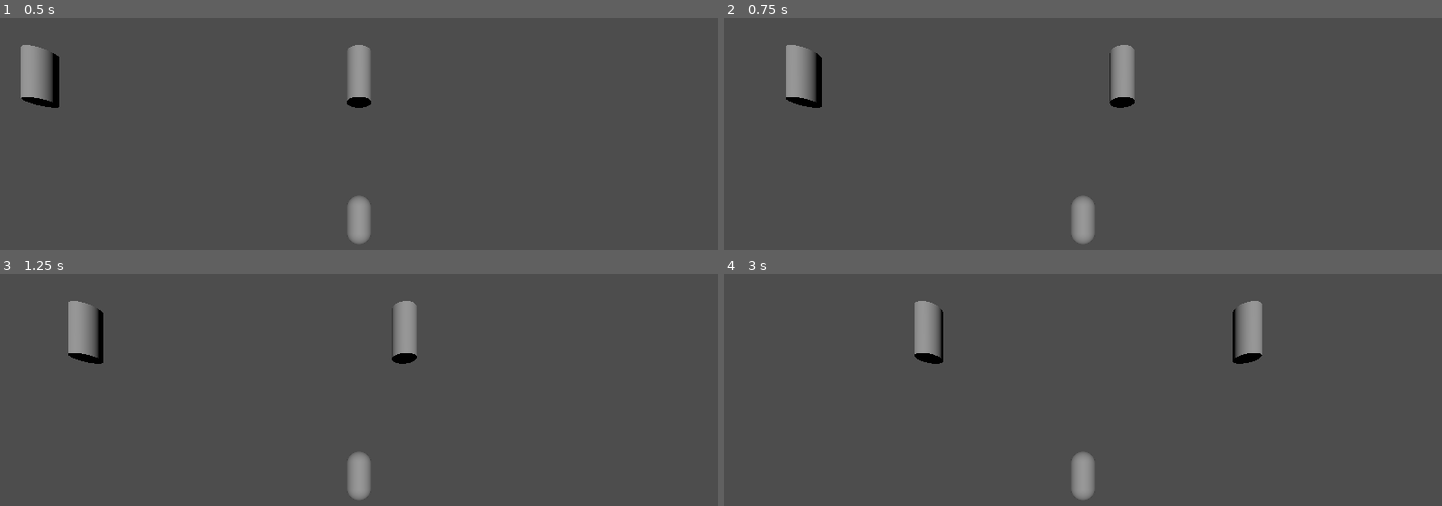
Above: before the commit, frames 1-4 (two rows, left to right).
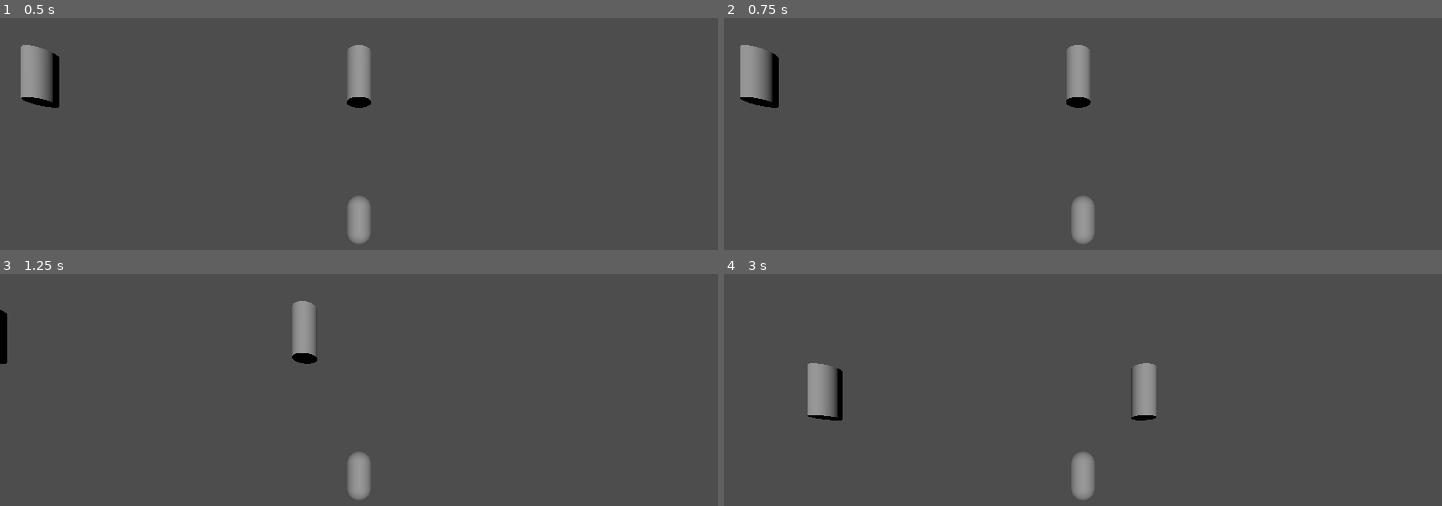
Above: after the commit, the same moments.

Repository: KaratePikachu/jamfestspring2026
Game: Godot game, scene res://test_scene_3d.tscn
Two runs of this game, one before a commit and one after it. Both use one fixed random seed, a clock stepped at 60 frames per second and the inputs below.
Inputs:
- Up to frame 1 (0.5 s): no input
- Up to frame 2 (0.75 s): hold Right (move_right) from 0.53 s (still down); hold Z (sprint) from 0.53 s (still down); tap Shift (rewind) at 0.6 s
- Up to frame 3 (1.25 s): keep holding Right (move_right); keep holding Z (sprint); tap X (jump) at 0.77, 1.07 s
- Up to frame 4 (3 s): release Right (move_right) at 1.28 s; release Z (sprint) at 1.28 s; hold Left (move_left) 1.28-2.03 s; tap Z (sprint) at 1.35 s; tap X (jump) at 1.52, 1.55, 1.82, 2.1 s; hold Right (move_right) from 2.03 s (still down); tap Shift (rewind) at 2.3, 2.85 s

Frame 1 is identical in both runs. In frame 2, 3.8% of the frame differs, in the area x 2-58%, y 11-39%; in frame 3, 2.9%; in frame 4, 3.6%.

Commit message:
Reverse time

Diff:
--- a/components/gravity_component.gd
+++ b/components/gravity_component.gd
@@ -25,14 +25,11 @@
 		grounded = true
 
 func on_fall() -> void:
-	print("fall")
 	air_time = jump_start
 
 func on_jump() -> void:
-	#print("jump")
 	air_time = jump_start
 	grounded = false
 
 func on_double_jump() -> void:
-	#print("djump")
 	air_time = fall_start
--- a/components/jump_component.gd
+++ b/components/jump_component.gd
@@ -5,49 +5,48 @@
 @export var gravity_component : GravityComponent
 @export var movement_component : MovementComponent
 
-@export var buffer_frames : int = 8
+@export var slam_bounce_window : int = 8
 
-@export var jump_strength : float = 11
+@export var slam_jump_strength : float = 15
+@export var normal_jump_strength : float = 11
+
 @export var double_jump_strength : float = -15
 
 @export var horizontal_boost_amount : float = 15
 
 var has_double_jump : bool = false
-var remaining_buffer : int = 0
+var remaining_bounce_window : int = 0
 
 func process() -> void:
-	if remaining_buffer > 0:
-		remaining_buffer -= 1
+	if remaining_bounce_window > 0:
+		remaining_bounce_window -= 1
+
+	if player.is_on_floor() and remaining_bounce_window > 0:
+		jump(slam_jump_strength)
+		grant_jump_boost()
 
 
-
-	if not movement_component.sprinting and (Input.is_action_just_pressed("jump") or remaining_buffer > 0):
+	if not movement_component.sprinting and Input.is_action_just_pressed("jump"):
 		if player.is_on_floor():
-			if remaining_buffer > 0:
-				print("WAVEDASH")
-				grant_jump_boost()
-			jump()
-			remaining_buffer = 0
+			jump(normal_jump_strength)
 		elif has_double_jump:
 			double_jump()
-			remaining_buffer = 0
-		elif remaining_buffer == 0:
-			remaining_buffer = buffer_frames
 
-func jump() -> void:
-	player.internal_velocity.y = jump_strength
+func jump(strength : float) -> void:
+	player.internal_velocity.y = strength
 	has_double_jump = true
 	gravity_component.on_jump()
 
 func double_jump() -> void:
 	has_double_jump = false
 
-	if player.internal_velocity.y >= 0:
-		player.internal_velocity.y = double_jump_strength
-	else:
-		player.internal_velocity.y += double_jump_strength
+	#if player.internal_velocity.y >= 0:
+		#player.internal_velocity.y = double_jump_strength
+	#else:
+	player.internal_velocity.y += double_jump_strength
 
 	gravity_component.on_double_jump()
+	remaining_bounce_window = slam_bounce_window
 
 func grant_jump_boost() -> void:
 	var dir : float = player.internal_velocity.x
--- a/components/rewind_component.gd
+++ b/components/rewind_component.gd
@@ -6,9 +6,13 @@
 
 @export var rewind_path : Path3D
 @export var path_follow : PathFollow3D
+@export var remote_transform : RemoteTransform3D
 
 var recording : bool = false
 var rewinding : bool = false
+var ready_to_launch : bool = false
+
+var launch_vector : Vector3
 
 func _ready() -> void:
 	assert(rewind_path != null, "Null Rewind Path")
@@ -16,31 +20,57 @@
 func process() -> void:
 	if Input.is_action_just_pressed("rewind"):
 		recording = true
+	elif Input.is_action_just_released("rewind"):
+		recording = false
 
-	if Input.is_action_just_released("rewind"):
-		recording = false
-		if rewind_path.curve.point_count >= 2:
+		var num_points : int = rewind_path.curve.point_count
+		if num_points >= 2:
+			rewinding = true
 			var curve : Curve3D = rewind_path.curve
-			#gravity_component.on_fall()
-			player.global_position = curve.get_point_position(0)
+			var og_position : Vector3 = curve.get_point_position(0)
 			var launch_dir : Vector3 = curve.get_point_position(0) - curve.get_point_position(1)
 			launch_dir = launch_dir.normalized()
-			player.internal_velocity = launch_dir*30
-			print(launch_dir)
-			#launch_dir.z = 0
-			#gravity_component.on_fall()
-			#player.global_position = curve.get_point_position(0)
-			#player.internal_velocity = launch_dir * 30
-			#print(player.internal_velocity)
+			launch_vector = launch_dir*5*rewind_path.curve.get_baked_length()
 
-		rewind_path.curve.clear_points()
+			path_follow.progress_ratio = 1
+			#
+			#remote_transform.remote_path = player.get_path()
+
+			var tween : Tween = get_tree().create_tween()
+			tween.set_trans(Tween.TRANS_EXPO)
+			tween.set_ease(Tween.EASE_IN)
+			tween.tween_property(path_follow,"progress_ratio",0,1)
+			await tween.finished
+
+
+			gravity_component.on_jump()
+			gravity_component.grounded = false
+			print("internal vel ", player.internal_velocity)
+			ready_to_launch = true
+			rewinding = false
+
+func rewind() -> void:
+	player.internal_velocity = Vector3.ZERO
+	player.global_position = path_follow.global_position
+
+func launch() -> void:
+	player.global_position = rewind_path.curve.get_point_position(0)
+	player.internal_velocity = launch_vector
+	rewind_path.curve.clear_points()
+	ready_to_launch = false
 
 func record_position() -> void:
 	var curve : Curve3D = rewind_path.curve
 	var num_points : int = curve.point_count
-	print(num_points)
+	var should_add_point : bool = false
+	#print(num_points)
 
-	var dist : float = player.global_position.distance_squared_to(curve.get_point_position(num_points-1))
+	if num_points == 0:
+		should_add_point = true
+	else:
+		var dist : float = player.global_position.distance_squared_to(curve.get_point_position(num_points-1))
+		if dist > 0.1:
+			should_add_point = true
 
-	if num_points == 0 or not is_zero_approx(dist):
+	if should_add_point:
 		rewind_path.curve.add_point(player.global_position)
--- a/player/player.gd
+++ b/player/player.gd
@@ -18,8 +18,10 @@
 
 func _physics_process(delta: float) -> void:
 
-	if is_on_floor():
+
+	if is_on_floor() and not rewind_component.ready_to_launch:
 		internal_velocity.y = 0
+		pass
 	else:
 		gravity_component.gravity(delta)
 	jump_component.process()
@@ -27,13 +29,21 @@
 	movement_component.walk()
 	movement_component.decelerate()
 
-	if rewind_component.recording:
+	if rewind_component.ready_to_launch:
+		rewind_component.launch()
+	elif rewind_component.rewinding:
+		rewind_component.rewind()
+	elif rewind_component.recording:
 		rewind_component.record_position()
 	rewind_component.process()
+
+
 
 	velocity = internal_velocity
 	#print(velocity)
 	move_and_slide()
 
+	if is_zero_approx(velocity.x):
+		internal_velocity.x = 0
 
 	pass
--- a/player/player.tscn
+++ b/player/player.tscn
@@ -23,7 +23,7 @@
 
 [sub_resource type="Curve" id="Curve_qjkh3"]
 _limits = [1.0, 5.0, 0.0, 40.0]
-_data = [Vector2(29.6, 1.9438205), 0.0, 0.0, 0, 0, Vector2(40, 3.0224721), 0.0, 0.0, 0, 0]
+_data = [Vector2(29.4, 1.8539329), 0.0, 0.0, 0, 0, Vector2(40, 3.0224721), 0.0, 0.0, 0, 0]
 point_count = 2
 
 [sub_resource type="Curve3D" id="Curve3D_g6k8r"]
